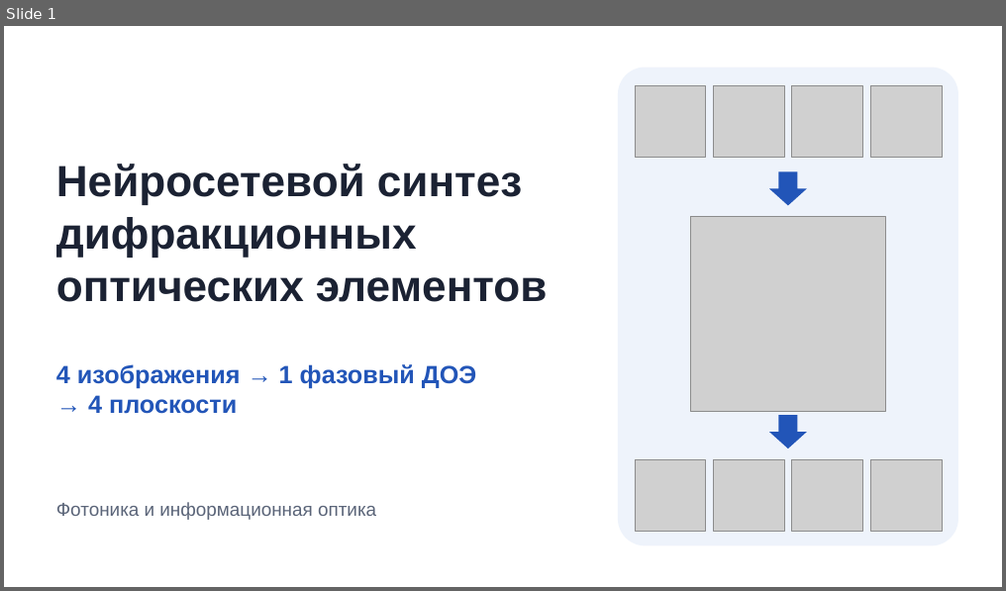
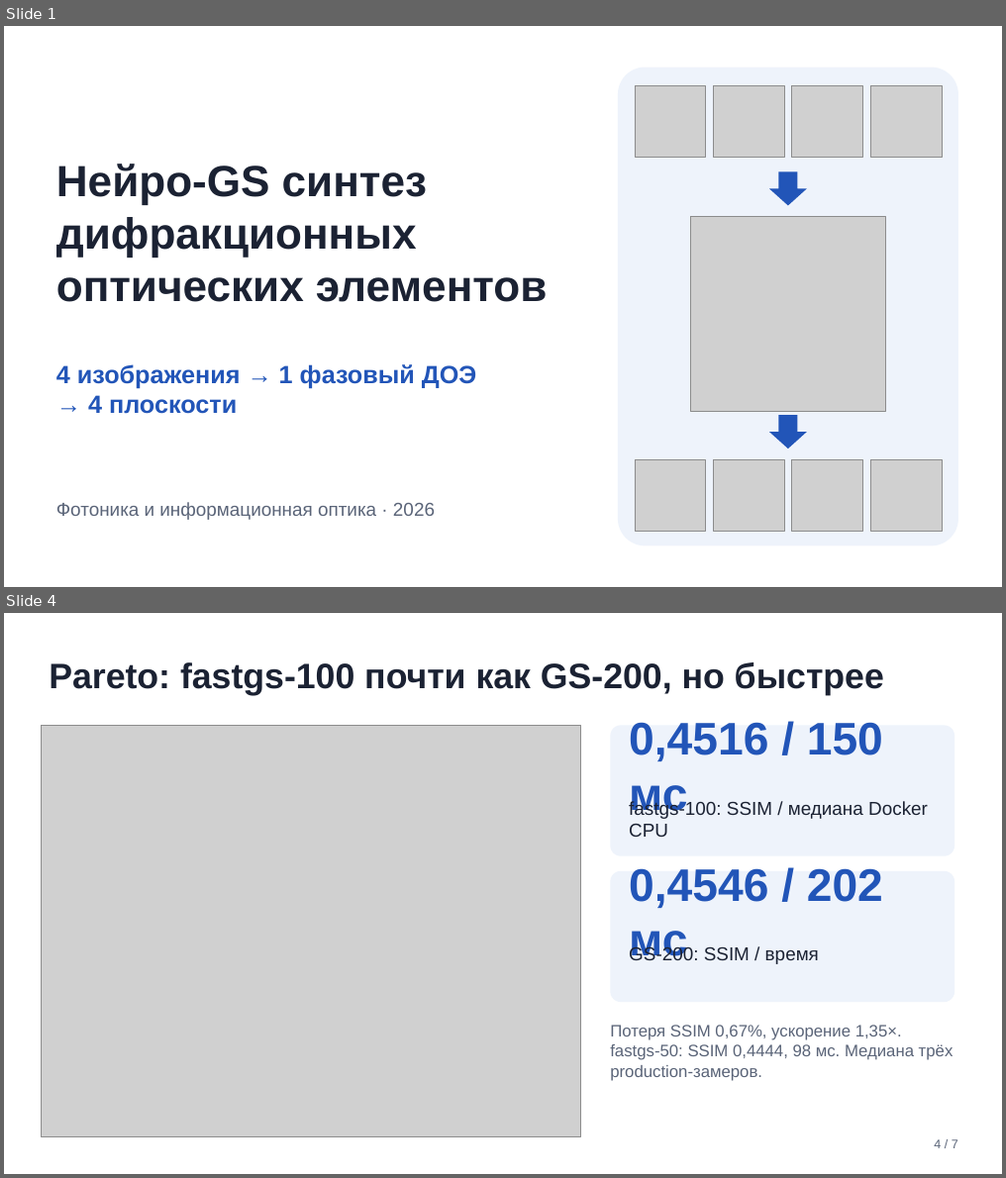
Before and after one commit to Danila331/fotonika-mifi, a slide deck: presentation/presentation.pptx. Shown one above the other, each under a label of ours: slide 1 before the commit, slides 1 and 4 after it; the slides between them are not shown. The pictures are 1006x591 and 1006x1178 pixels, drawn with LibreOffice and Linux fonts; fonts in the diff are those of the drawing; grey boxes stand for pictures. Boxes give left, top, right and bottom in pixels: in the first picture for what was removed or moved away, otherwise in the second. Text is boxed around its words. In the diff, an @@ line names an element or a change of style, - is before the commit and + after.

Commit message:
feat: add optimized fastgs synthesis and defense

```diff
--- a/presentation/presentation.pptx
+++ b/presentation/presentation.pptx
@@ slide 4 added at box(4, 613, 1002, 1174), background #FFFFFF @@
@@ text added at box(49, 663, 884, 695), 34 pt, text #1B2233, bold @@
+Pareto: fastgs-100 почти как GS-200, но быстрее
@@ picture added at box(42, 725, 580, 1137) @@
@@ rounded rectangle added at box(611, 725, 954, 857), fill #EEF3FB @@
@@ text added at box(629, 723, 883, 819), 44 pt, text #2255B8, bold @@
+0,4516 / 150 мс
@@ text added at box(629, 800, 928, 837), 18 pt, text #1B2233 @@
+fastgs-100: SSIM / медиана Docker CPU
@@ rounded rectangle added at box(611, 871, 954, 1002), fill #EEF3FB @@
@@ text added at box(629, 869, 883, 960), 44 pt, text #2255B8, bold @@
+0,4546 / 202 мс
@@ text added at box(629, 946, 819, 964), 18 pt, text #1B2233 @@
+GS-200: SSIM / время
@@ text added at box(610, 1025, 953, 1081), 16 pt, text #5A6478 @@
+Потеря SSIM 0,67%, ускорение 1,35×. fastgs-50: SSIM 0,4444, 98 мс. Медиана трёх production-замеров.
@@ text added at box(934, 1140, 958, 1149), 12 pt, text #5A6478 @@
+4 / 7
@@ slide 1 changed as well @@
@@ text at box(56, 164, 547, 302): text changed @@
-Нейросетевой синтез дифракционных оптических элементов
+Нейро-GS синтез дифракционных оптических элементов
@@ text at box(56, 502, 435, 520): text changed @@
-Фотоника и информационная оптика
+Фотоника и информационная оптика · 2026
```
Also in this commit, not shown: 5 other slides changed, 1 slide removed, 52 other files.
